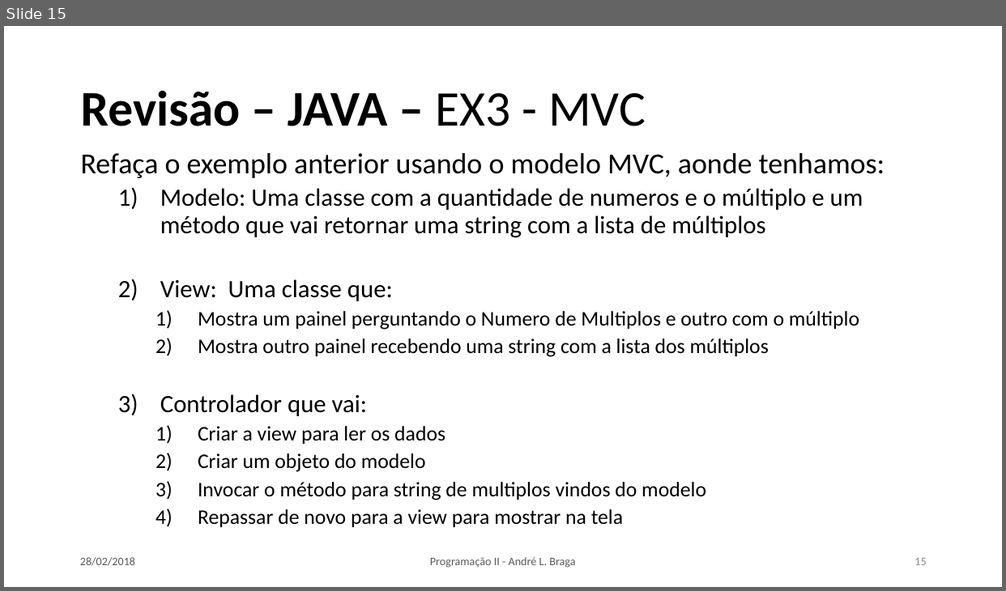
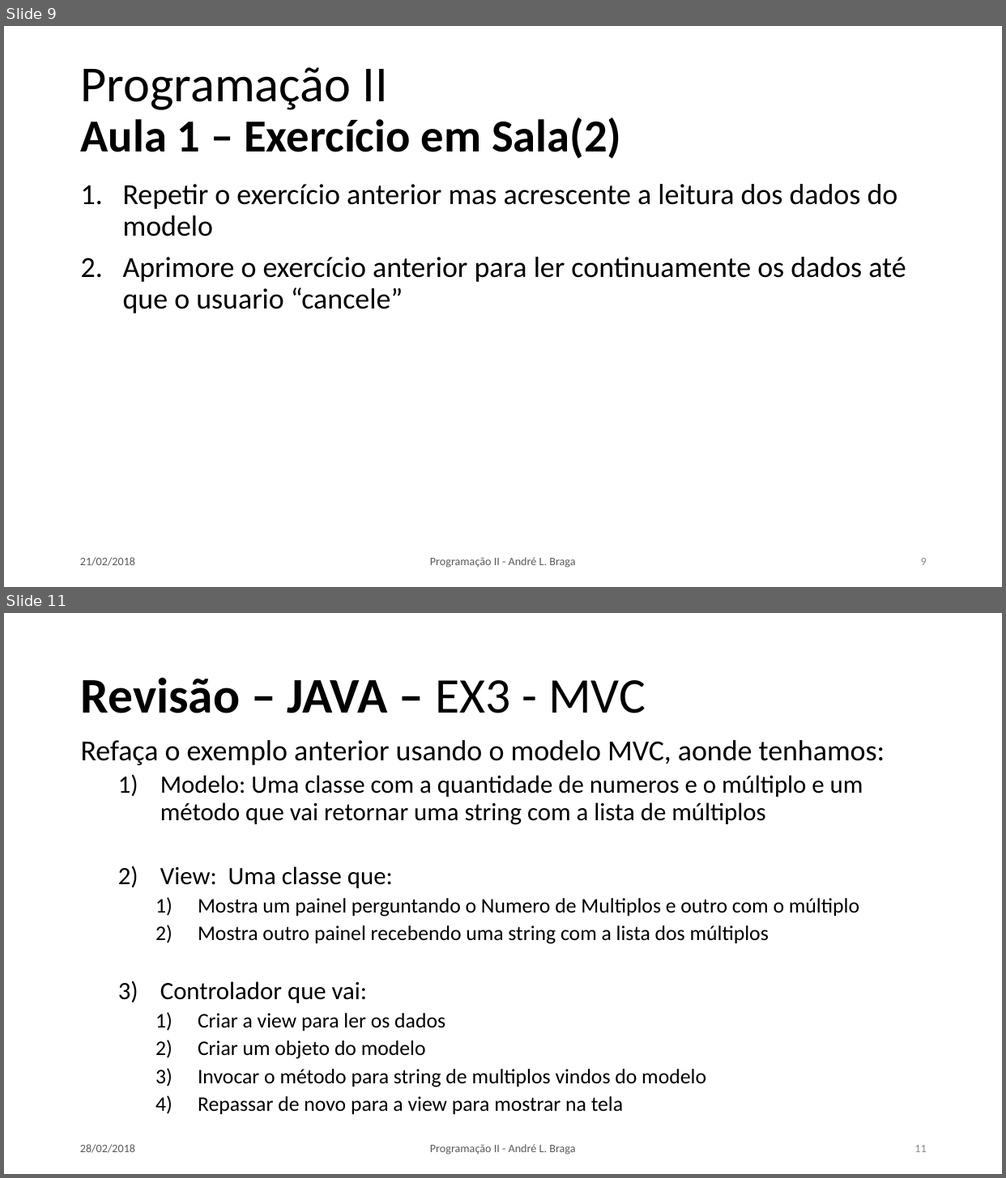
Before and after one commit to LeoCaronezi/CURSOS, a slide deck: Programacao II/SLIDES/PII_Aula_02.pptx. Shown one above the other, each under a label of ours: slide 15 before the commit, slides 9 and 11 after it; the slides between them are not shown. The pictures are 1006x591 and 1006x1178 pixels, drawn with LibreOffice and Linux fonts; fonts in the diff are those of the drawing. Boxes give left, top, right and bottom in pixels: in the first picture for what was removed or moved away, otherwise in the second. Text is boxed around its words. In the diff, an @@ line names an element or a change of style, - is before the commit and + after.

```diff
--- a/Programacao II/SLIDES/PII_Aula_02.pptx
+++ b/Programacao II/SLIDES/PII_Aula_02.pptx
@@ slide 9 added at (4,26,1002,587), background #FFFFFF @@
@@ title added at (81,67,621,159), 44.1 pt, text #000000, bold @@
+Programação II
+Aula 1 – Exercício em Sala(2)
@@ text added at (123,184,906,314), 28 pt, text #000000 @@
+1. Repetir o exercício anterior mas acrescente a leitura dos dados do modelo
+2. Aprimore o exercício anterior para ler continuamente os dados até que o usuario “cancele”
@@ text added at (80,557,135,566), 11 pt, text #595959 @@
+21/02/2018
@@ text added at (430,557,575,568), 11 pt, text #595959 @@
+Programação II - André L. Braga
@@ page number added at (921,558,927,565), 11 pt, text #8C8C8C @@
+9
@@ what was slide 15 is now slide 11 @@
@@ page number at (914,1145,926,1152): text changed @@
-15
+11
```
Also in this commit, not shown: 4 slides changed, 5 other slides added, 15 slides removed, 8 other files.
